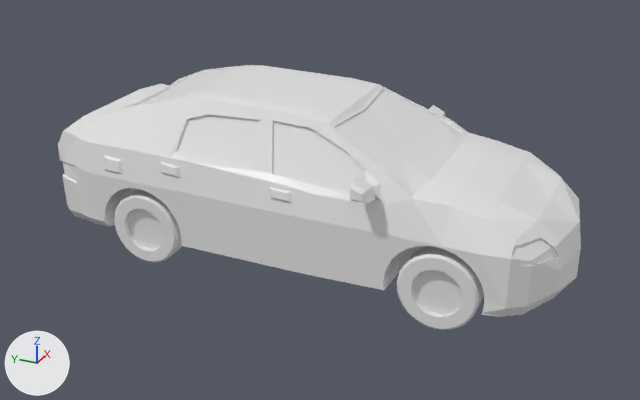
The Blender file Assets/liquid/Models/car2.blend as it was, and as the next commit left it.
Before and after are seen from a camera (50 mm lens) standing at (-6.29, -3.05, 2.6) and looking at (-0.1, -0.27, -0.5). Lighting does not change. The marker at lower left points along +X, +Y and +Z.

The scene before the commit, as lines of its bpy script (objects in view):
```python
me_cube = bpy.data.meshes.new('Cube')
me_cube.from_pydata(...)  # 468 vertices, 384 faces; spans x 0.0..0.99, y -2.4..1.94, z -0.83..0.42
me_cube.materials.append(mat_material)  # white #e7e7e7
me_cylinder_001 = bpy.data.meshes.new('Cylinder.001')
me_cylinder_001.from_pydata(...)  # 192 vertices, 162 faces; spans x 0.627..0.822, y 0.711..1.333, z -1.029..-0.407
me_cylinder_002 = bpy.data.meshes.new('Cylinder.002')
me_cylinder_002.from_pydata(...)  # 192 vertices, 162 faces; spans x 0.627..0.822, y 0.711..1.333, z -1.029..-0.407
ob_car = bpy.data.objects.new('Car', me_cube)
ob_car.location = (0.0, 0.0, 0.0)
_m = ob_car.modifiers.new('Mirror', 'MIRROR')
_m.use_clip = True
ob_wheels = bpy.data.objects.new('Wheels', me_cylinder_001)
ob_wheels.location = (0.0, 0.0, 0.0)
_m = ob_wheels.modifiers.new('Mirror', 'MIRROR')
ob_wheels_001 = bpy.data.objects.new('Wheels.001', me_cylinder_002)
ob_wheels_001.location = (0.0, -2.543, 0.0)
_m = ob_wheels_001.modifiers.new('Mirror', 'MIRROR')
```
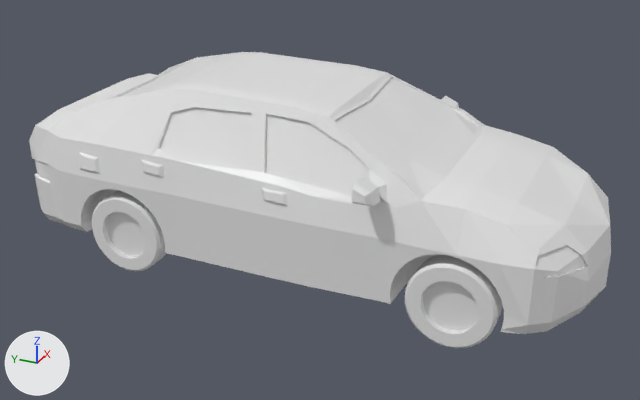
The change, as a list of edits to the scene's bpy script:
```text
Change me_cube:
    used by ob_car; location = (0.0, 0.0, 0.0)
    remove me_cube.from_pydata(...)  # 468 vertices, 384 faces; spans x 0.0..0.99, y -2.4..1.94, z -0.83..0.42
    add me_cube.from_pydata(...)  # 468 vertices, 384 faces; spans x 0.0..1.12, y -2.62..2.15, z -0.86..0.51
    me_cube part 1: 468 of 468 vertices moved; they spanned x 0.0..0.99, y -2.4..1.94, z -0.83..0.42 and now span x 0.0..1.12, y -2.62..2.15, z -0.86..0.51; mean shift (0.09, 0.01, 0.02); largest move (0.76, 1.88, -0.11) -> (0.87, 2.09, -0.07)
Change me_cylinder_001:
    where me_cylinder_001.from_pydata(...)  # 192 vertices, 162 faces; spans x 0.627..0.822, y 0.711..1.333, z -1.029..-0.407
    used by ob_wheels; location = (0.0, 0.0, 0.0)
    me_cylinder_001 part 2: the whole mesh is scaled about its middle by 1.1, then moved by (0.106, 0.12, -0.022)
Change me_cylinder_002:
    where me_cylinder_002.from_pydata(...)  # 192 vertices, 162 faces; spans x 0.627..0.822, y 0.711..1.333, z -1.029..-0.407
    used by ob_wheels_001; location = (0.0, -2.543, 0.0)
    me_cylinder_002 part 3: the whole mesh is scaled about its middle by 1.1, then moved by (0.106, -0.134, -0.022)
```

Boxes [x1, y1, x2, y2] around the edits, measured in the pictures (640 x 400 px):
'Car', reshaped (11% wider, 12% taller): before [58, 65, 581, 317]; after [29, 52, 611, 334]
'Wheels.001', mesh rescaled (12% wider, 12% taller): before [397, 246, 484, 330]; after [405, 254, 503, 348]
'Wheels', mesh rescaled (10% wider, 8% taller): before [114, 189, 182, 263]; after [92, 191, 167, 271]
